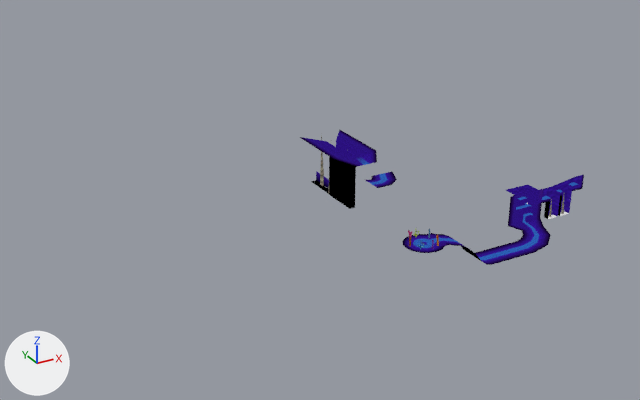
Before and after pictures for a commit that changed the Blender file models/underwater.blend.
Before and after are seen from a 50 mm lens placed at (-182.6, -180.9, 110.7), pointed at (-54.6, 51.8, -5.7). Every picture has the same lights, and +X, +Y and +Z are marked at lower left.

Names of what the first picture shows: 'main', 'main.001', 'nocol', 'nocol.002'.
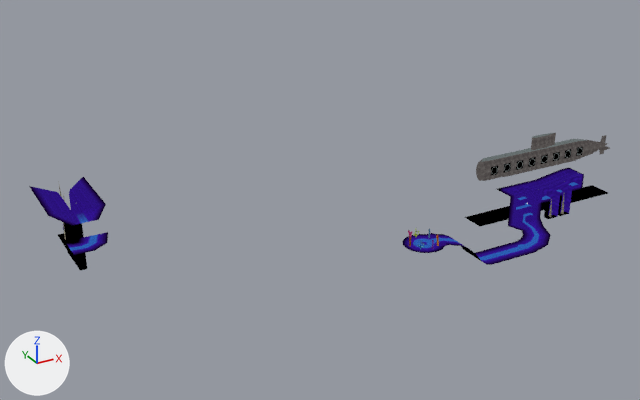
Edits to the bpy script that builds the scene:
```text
Add ng_color_combiner_f3d_v3_003:
    ng_color_combiner_f3d_v3_003 = bpy.data.node_groups.new('Color Combiner F3D v3.003', 'ShaderNodeTree')
    # nodes: Group
Add ng_color_combiner_mix_f3d_v3_003:
    ng_color_combiner_mix_f3d_v3_003 = bpy.data.node_groups.new('Color Combiner Mix F3D v3.003', 'ShaderNodeTree')
    # nodes: Mix
Add ng_color_combiner_alpha_mix_f3d_v3_003:
    ng_color_combiner_alpha_mix_f3d_v3_003 = bpy.data.node_groups.new('Color Combiner Alpha Mix F3D v3.003', 'ShaderNodeTree')
    # nodes: Math
Add ng_get_uv_f3d_v3_003:
    ng_get_uv_f3d_v3_003 = bpy.data.node_groups.new('Get UV F3D v3.003', 'ShaderNodeTree')
    # nodes: CombineXYZ, Group, Math, Mix, NewGeometry, SeparateXYZ, UVMap, VectorMath, VectorTransform
Add ng_create_tex_coord_u_f3d_v3_003:
    ng_create_tex_coord_u_f3d_v3_003 = bpy.data.node_groups.new('Create Tex Coord U F3D v3.003', 'ShaderNodeTree')
    # nodes: Math, Mix
    # colours: black #000000
Add ng_create_tex_coord_v_f3d_v3_003:
    ng_create_tex_coord_v_f3d_v3_003 = bpy.data.node_groups.new('Create Tex Coord V F3D v3.003', 'ShaderNodeTree')
    # nodes: Math, Mix
    # colours: black #000000
Add ng_get_shade_color_f3d_v3_003:
    ng_get_shade_color_f3d_v3_003 = bpy.data.node_groups.new('Get Shade Color F3D v3.003', 'ShaderNodeTree')
    # nodes: Attribute, Mix, RGB, VectorMath
    # colours: white #ffffff
Add ng_f3d_v3_003:
    ng_f3d_v3_003 = bpy.data.node_groups.new('F3D v3.003', 'ShaderNodeTree')
    # nodes: EeveeSpecular, Math, Mix, MixShader, NewGeometry
Add ng_get_texture_color_f3d_v3_003:
    ng_get_texture_color_f3d_v3_003 = bpy.data.node_groups.new('Get Texture Color F3D v3.003', 'ShaderNodeTree')
    # nodes: Mix, SeparateColor
    # colours: white #ffffff
Add mat_porthole:
    mat_porthole = bpy.data.materials.new('porthole')
    # colours: white #ffffff, grey #bcbcbc
    # uses the picture img_porthole_png
Add mat_metal:
    mat_metal = bpy.data.materials.new('metal')
    # colours: white #ffffff, grey #bcbcbc
    # uses the picture img_7__2__png
Add mat_metal2:
    mat_metal2 = bpy.data.materials.new('metal2')
    # colours: white #ffffff, grey #bcbcbc
    # uses the picture img_metalplate_png
Change me_circle:
    used by ob_main; parent = ob_1; location = (0.0, 0.0, 0.0)
    verts and faces of me_circle; kept vertices keep their numbers, new ones are numbered from 259
    remove me_circle.from_pydata(...)  # 259 vertices, 167 faces; spans x -53.0..19.0, y -3.0..15.8, z -10.2..3.3
    add me_circle.from_pydata(...)  # 267 vertices, 172 faces; spans x -53.0..37.0, y -3.0..22.7, z -10.2..3.3
    me_circle part 1
    add verts[263] = (-18.0, 14.7, -8.2)  # pixel (480, 226)
    add verts[264] = (-18.0, 22.7, -8.2)  # pixel (464, 217)
    add verts[265] = (37.0, 14.7, -8.2)  # pixel (609, 193)
    add verts[266] = (37.0, 22.7, -8.2)  # pixel (592, 185)
    add faces += [(263, 265, 266, 264)]  # mat_invis
    add me_circle.materials.append(mat_invis)
Change me_circle_001:
    used by ob_nocol; parent = ob_1; location = (0.0, 0.0, 0.0)
    remove me_circle_001.from_pydata(...)  # 576 vertices, 441 faces; spans x -56.0..20.0, y -6.0..12.3, z -10.2..3.3
    add me_circle_001.from_pydata(...)  # 602 vertices, 452 faces; spans x -56.0..20.0, y -6.0..17.8, z -10.2..3.3
    me_circle_001 part 2
    21 vertices are added at x -10.2..20.0, y 10.8..17.8, z 1.8..3.3
    5 new vertices lie (0.0, 5.0, 0.0) away from vertices in x 1.1..19.0, y 10.8, z 1.8..3.3
    8 new faces join them, mat_floor
    3 new faces join them, mat_floor_solid
Change ob_main_001:
    ob_main_001.location: (0.0, 0.0, 0.0) -> (-100.0, 0.0, 0.0)
Change ob_nocol_002:
    ob_nocol_002.location: (0.0, 0.0, 0.0) -> (-100.0, 0.0, 0.0)
Add ob_sub:
    ob_sub = bpy.data.objects.new('sub', me_circle_002)  # 283 vertices, 185 faces; spans x -28.0..27.0, y -4.7..4.7, z -3.9..0.6
    ob_sub.parent = ob_1
    ob_sub.location = (10.0, 18.0, 15.0)
    ob_sub.scale = (1.0, 1.0, 2.5)
```

Boxes (x1, y1, x2, y2) around the edits, measured in the pictures (640 x 400 px):
'nocol.002', moved
    before: (300, 130, 397, 209)
    after: (29, 177, 108, 271)
'main', reshaped (15% wider)
    before: (413, 175, 582, 260)
    after: (413, 175, 608, 260)
'sub', added
    after: (476, 133, 610, 181)
    faces in mat_metal: (476, 133, 610, 181)
    faces in mat_porthole: (490, 147, 583, 176)
    faces in mat_metal2: (481, 133, 586, 162)
'nocol', reshaped (8% taller)
    before: (403, 175, 584, 265)
    after: (403, 168, 584, 265)
'main.001', moved
    before: (311, 154, 388, 193)
    after: (58, 209, 98, 251)
part 1 of me_circle, added (black)
    after: (465, 185, 608, 226)
part 2 of me_circle_001, added (purple)
    after: (497, 168, 584, 197)
